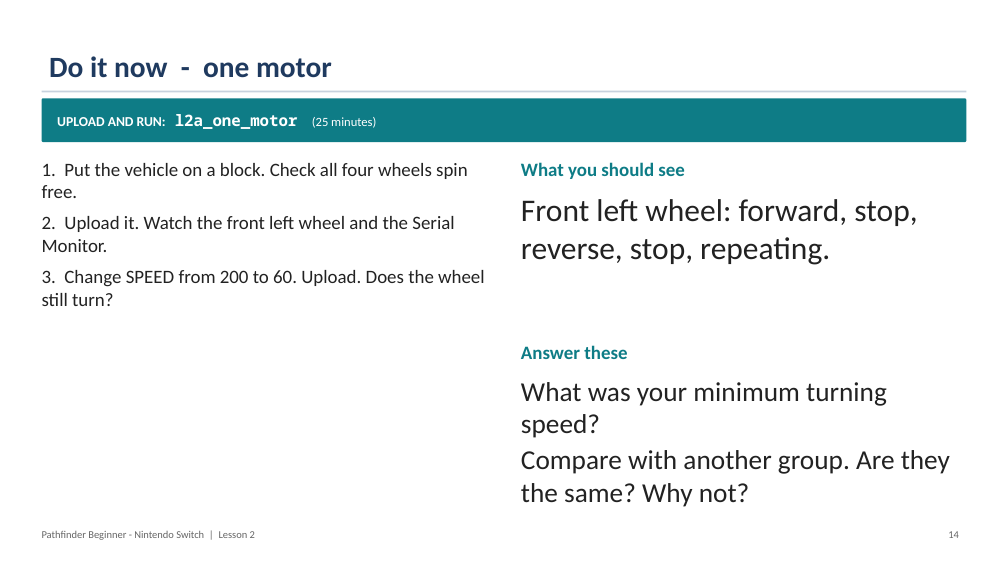
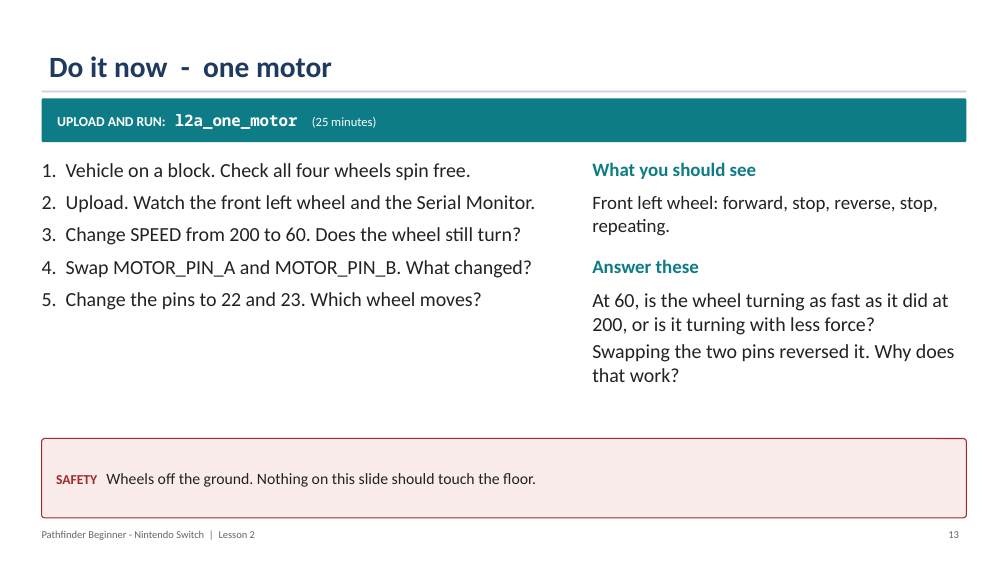
Before and after one commit to PorpoiseRobotics/porpoise-robotics, a slide deck: slide 14 of ground-vehicle/docs/courses/beginner-switch/l2_motor_control.pptx (slide 15 before the commit). Drawn at 1008x567 pixels with LibreOffice and Linux fonts; fonts in the diff are those of the drawing. Boxes give left, top, right and bottom in pixels: in the first picture for what was removed or moved away, otherwise in the second. Text is boxed around its words. In the diff, an @@ line names an element or a change of style, - is before the commit and + after.

```diff
--- a/ground-vehicle/docs/courses/beginner-switch/l2_motor_control.pptx
+++ b/ground-vehicle/docs/courses/beginner-switch/l2_motor_control.pptx
@@ text at <box>42,163,535,310</box>: text changed; size 18 to 19 pt @@
-1. Put the vehicle on a block. Check all four wheels spin free.
-2. Upload it. Watch the front left wheel and the Serial Monitor.
-3. Change SPEED from 200 to 60. Upload. Does the wheel still turn?
+1. Vehicle on a block. Check all four wheels spin free.
+2. Upload. Watch the front left wheel and the Serial Monitor.
+3. Change SPEED from 200 to 60. Does the wheel still turn?
+4. Swap MOTOR_PIN_A and MOTOR_PIN_B. What changed?
+5. Change the pins to 22 and 23. Which wheel moves?
@@ text "What you should see": place and size @@
-text "What you should see" at <box>521,162,685,179</box>
+text "What you should see" at <box>592,162,757,179</box>
@@ text "Front left wheel: forward, stop, ...": place and size @@
-text "Front left wheel: forward, stop, ..." at <box>521,199,917,265</box>
+text "Front left wheel: forward, stop, ..." at <box>592,196,938,236</box>
@@ text "Front left wheel: forward, stop, ..." at <box>592,196,938,236</box>: size 30 to 18 pt; less space between paragraphs @@
@@ text "Answer these": place and size @@
-text "Answer these" at <box>521,345,627,359</box>
+text "Answer these" at <box>592,259,699,273</box>
@@ text at <box>592,293,955,382</box>: text changed; size 26 to 19 pt @@
-What was your minimum turning speed?
-Compare with another group. Are they the same? Why not?
+At 60, is the wheel turning as fast as it did at 200, or is it turning with less force?
+Swapping the two pins reversed it. Why does that work?
@@ rounded rectangle added at <box>42,439,966,518</box>, fill #FBECEC, outline #A32A2A 1 pt, 15 pt, text #222222 @@
+SAFETY Wheels off the ground. Nothing on this slide should touch the floor.
@@ text at <box>948,531,959,538</box>: text changed @@
-14
+13
```
Also in this commit, not shown: 31 other slides changed, 2 slides added, 10 slides removed, 17 other files.
